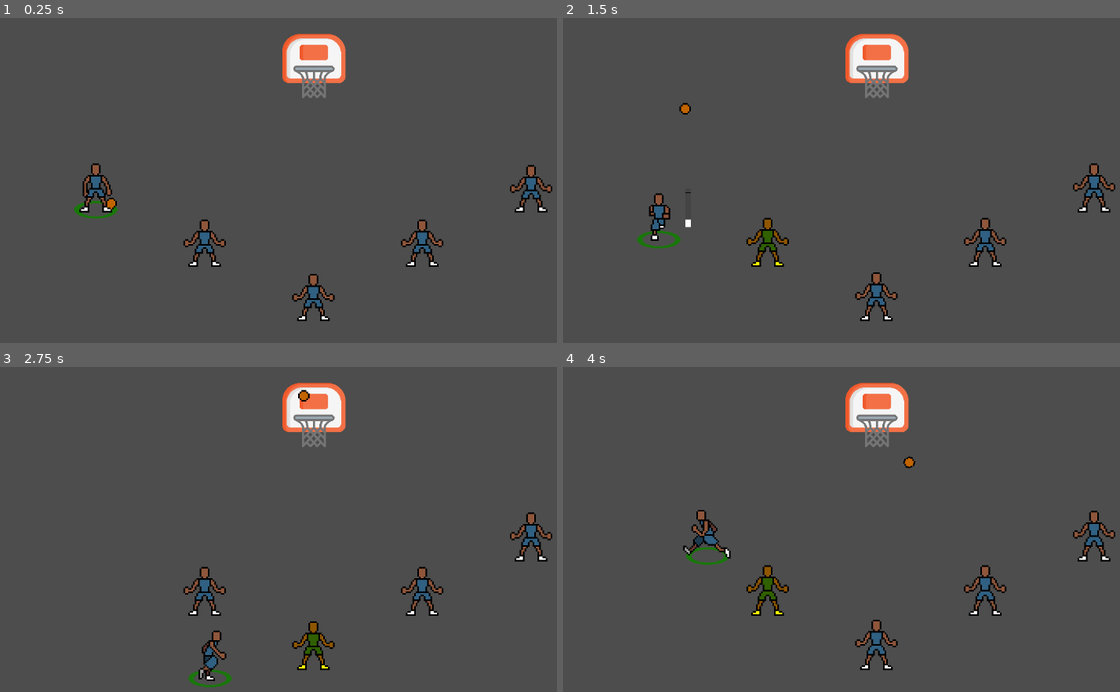
Above: before the commit, frames 1-4 (two rows, left to right).
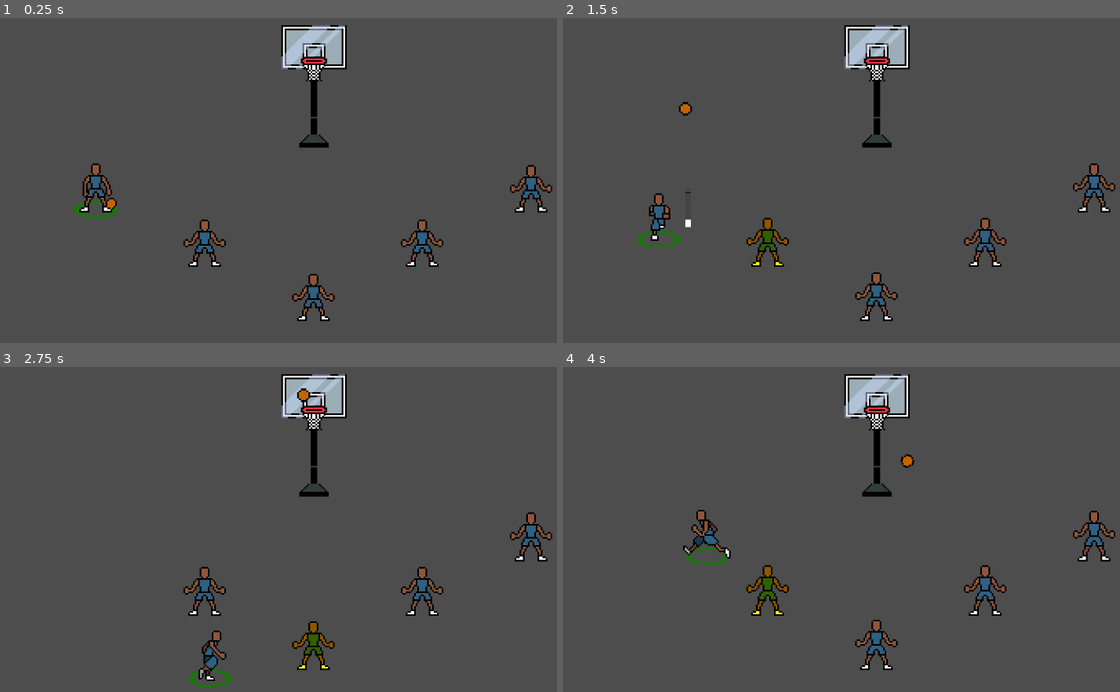
Above: after the commit, the same moments.

Repository: david8zhang/baller-quest-godot
Game: Godot game, scene res://scenes/Main.tscn
Same seed, same stepped clock (60 frames per second), same inputs: the game is played once before the commit and once after it.
Inputs:
- Up to frame 1 (0.25 s): no input
- Up to frame 2 (1.5 s): hold Right (move_right) 0.53-1.28 s; hold F (shoot_ball) 0.53-1.28 s; hold Down (move_down) from 1.28 s (still down); tap Space (pass) at 1.35 s
- Up to frame 3 (2.75 s): tap F (shoot_ball) at 1.55 s; release Down (move_down) at 2.03 s; hold Right (move_right) from 2.03 s (still down); hold F (shoot_ball) from 2.03 s (still down)
- Up to frame 4 (4 s): release Right (move_right) at 2.78 s; release F (shoot_ball) at 2.78 s; hold Up (move_up) 2.78-3.53 s; tap F (shoot_ball) at 2.85 s; hold Left (move_left) from 3.53 s (still down); hold F (shoot_ball) from 3.53 s (still down); tap Space (pass) at 3.6 s

The runs differ from the first frame. In frame 1, 2.5% of the frame differs, in the area x 50-63%, y 2-40%; in frame 2, 2.5%; in frame 3, 2.4%; in frame 4, 2.5%, in the area x 50-64%, y 2-40%.

Commit message:
update backboard, net sprite

Diff:
--- a/prefab/Hoop.tscn
+++ b/prefab/Hoop.tscn
@@ -1,14 +1,14 @@
 [gd_scene load_steps=6 format=3 uid="uid://bp4p74n22uoph"]
 
 [ext_resource type="Script" path="res://scripts/Hoop.gd" id="1_xersv"]
-[ext_resource type="Texture2D" uid="uid://bmul1birkrc4i" path="res://sprites/placeholder/backboard.png" id="2_vdwnc"]
-[ext_resource type="Texture2D" uid="uid://cnvrwi7rl1t3t" path="res://sprites/placeholder/net.png" id="3_ghdwm"]
+[ext_resource type="Texture2D" uid="uid://d1x8i84hgonq8" path="res://sprites/objects/backboard.png" id="2_sdxvq"]
+[ext_resource type="Texture2D" uid="uid://cvv33trh2olkr" path="res://sprites/objects/net.png" id="3_wf4pc"]
 
 [sub_resource type="RectangleShape2D" id="RectangleShape2D_w45wc"]
-size = Vector2(76, 12)
+size = Vector2(48, 12)
 
 [sub_resource type="RectangleShape2D" id="RectangleShape2D_v8qat"]
-size = Vector2(44, 20)
+size = Vector2(31.5, 31)
 
 [node name="Hoop" type="StaticBody2D"]
 collision_layer = 2
@@ -17,24 +17,24 @@
 
 [node name="Backboard" type="Sprite2D" parent="."]
 position = Vector2(1, 0)
-scale = Vector2(0.25, 0.25)
-texture = ExtResource("2_vdwnc")
+scale = Vector2(3, 3)
+texture = ExtResource("2_sdxvq")
 
 [node name="Net" type="Sprite2D" parent="."]
 z_index = 10
-position = Vector2(1, 0)
-scale = Vector2(0.25, 0.25)
-texture = ExtResource("3_ghdwm")
+position = Vector2(1, -61)
+scale = Vector2(3, 3)
+texture = ExtResource("3_wf4pc")
 
 [node name="RimCollider" type="CollisionShape2D" parent="."]
-position = Vector2(1, 6)
+position = Vector2(1, -49)
 shape = SubResource("RectangleShape2D_w45wc")
 
 [node name="NetCollisionArea" type="Area2D" parent="."]
-position = Vector2(1, 8)
+position = Vector2(1, -54)
 collision_layer = 16
 collision_mask = 16
 
 [node name="CollisionShape2D" type="CollisionShape2D" parent="NetCollisionArea"]
-position = Vector2(0, 14)
+position = Vector2(0.25, 28)
 shape = SubResource("RectangleShape2D_v8qat")
--- a/scenes/Main.tscn
+++ b/scenes/Main.tscn
@@ -19,7 +19,7 @@
 player_scene = ExtResource("1_rkvvu")
 
 [node name="Hoop" parent="." instance=ExtResource("3_4jcto")]
-position = Vector2(2.08165e-12, -225)
+position = Vector2(2.08165e-12, -186)
 
 [node name="Ground" type="StaticBody2D" parent="."]
 collision_layer = 8
--- a/scripts/Ball.gd
+++ b/scripts/Ball.gd
@@ -9,7 +9,7 @@
 
 func _ready():
 	screen_size = get_viewport_rect().size
-	sprite.scale = Vector2(3, 3)
+	sprite.scale = Vector2(3.5, 3.5)
 
 
 func enable_collider():
--- a/scripts/Player.gd
+++ b/scripts/Player.gd
@@ -105,7 +105,7 @@
 	if shot_result == ShotMeter.SHOT_RESULT.MAKE:
 		print("MAKE!")
 		ball.disable_collider()
-		create_arc(ball, Vector2(hoop.position.x, hoop.position.y - 10), 1.5)
+		create_arc(ball, Vector2(hoop.position.x, hoop.position.y - 50), 1.5)
 	else:
 		print("MISS!")
 		ball.enable_collider()
Binary file added: sprites/objects/backboard.png
Not shown, added: sprites/objects/backboard.png.import
Binary file added: sprites/objects/net.png
Not shown, added: sprites/objects/net.png.import
